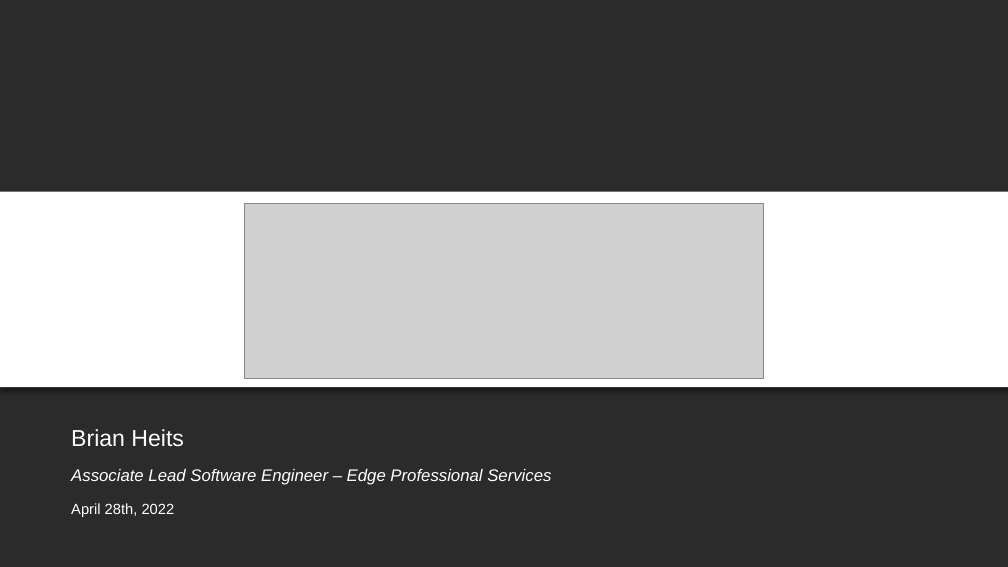
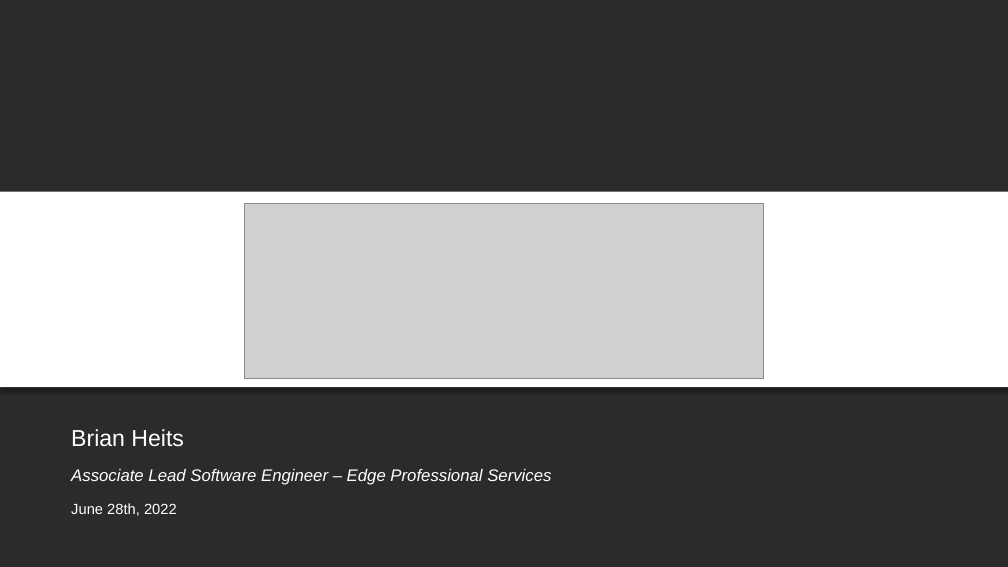
Before and after one commit to BH018364/SMART-on-FHIR-Training, a slide deck: slide 1 of SMART on FHIR Primer.pptx. Drawn at 1008x567 pixels with LibreOffice and Linux fonts; fonts in the diff are those of the drawing; grey boxes stand for pictures; background and template pictures are left out; a plain dark background stands for a picture behind light text. Boxes give left, top, right and bottom in pixels: in the first picture for what was removed or moved away, otherwise in the second. Text is boxed around its words. In the diff, an @@ line names an element or a change of style, - is before the commit and + after.

Commit message:
June 2022 - NIRH_CD Training

```diff
--- a/SMART on FHIR Primer.pptx
+++ b/SMART on FHIR Primer.pptx
@@ text at box(71, 503, 177, 516): text changed @@
-April 28th, 2022
+June 28th, 2022
```
Also in this commit, not shown: 1 other file.
